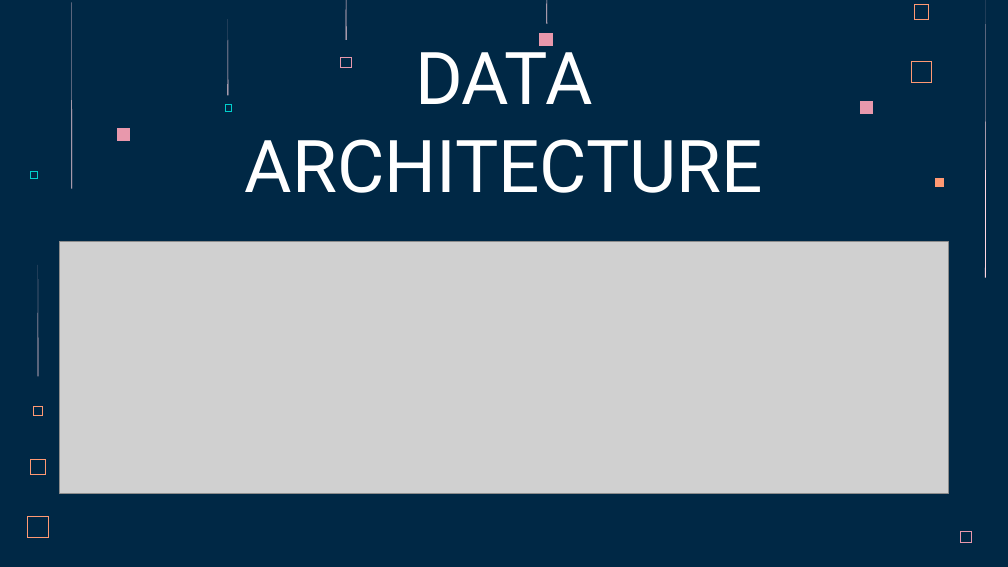
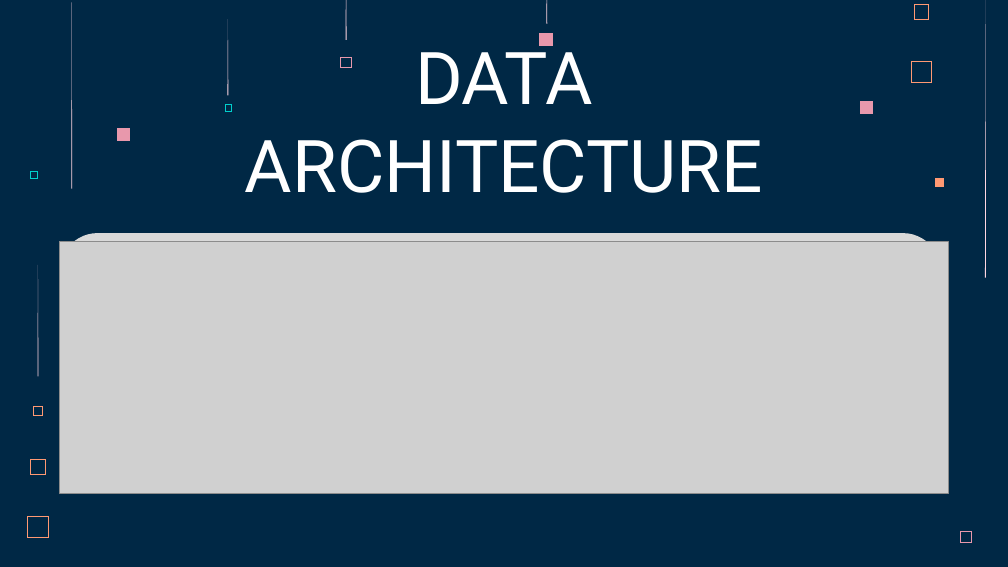
Before and after one commit to volpo/PG_YELP_GOOGLE_MAPS, a slide deck: slide 9 of Presentacion-Demo-1.pptx. Drawn at 1008x567 pixels with LibreOffice and Linux fonts; fonts in the diff are those of the drawing; grey boxes stand for pictures. Boxes give left, top, right and bottom in pixels: in the first picture for what was removed or moved away, otherwise in the second. Text is boxed around its words. In the diff, an @@ line names an element or a change of style, - is before the commit and + after.

```diff
--- a/Presentacion-Demo-1.pptx
+++ b/Presentacion-Demo-1.pptx
@@ rounded rectangle added at <box>59,233,940,460</box>, fill #D9D9D9 @@
```
Also in this commit, not shown: 3 other slides changed.
